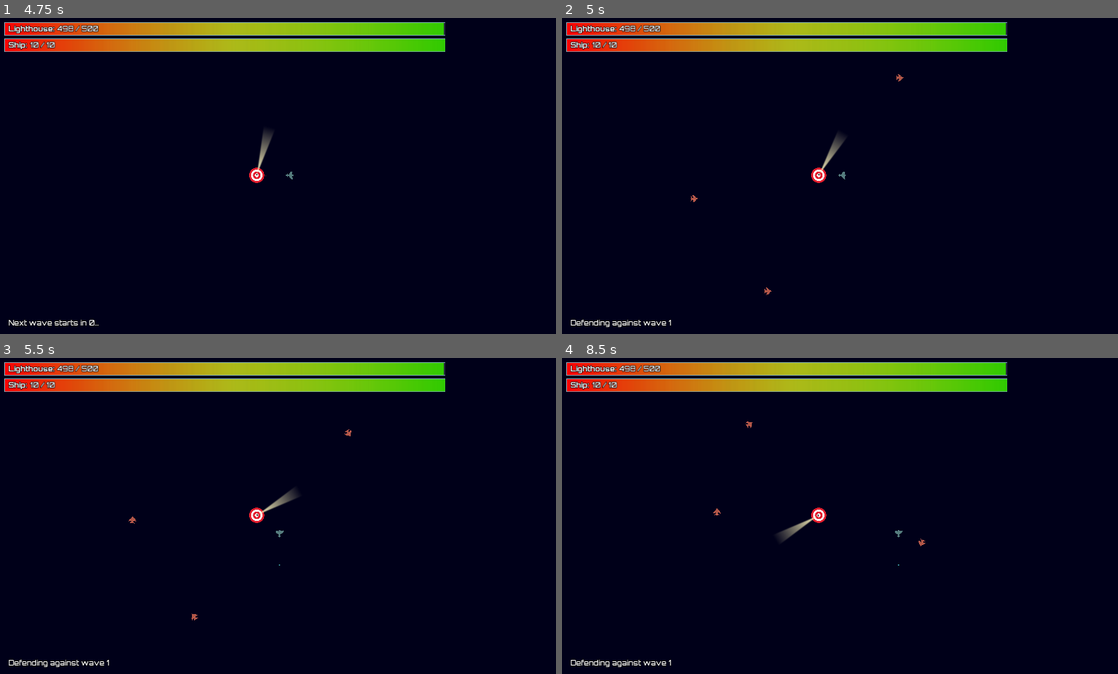
Above: before the commit, frames 1-4 (two rows, left to right).
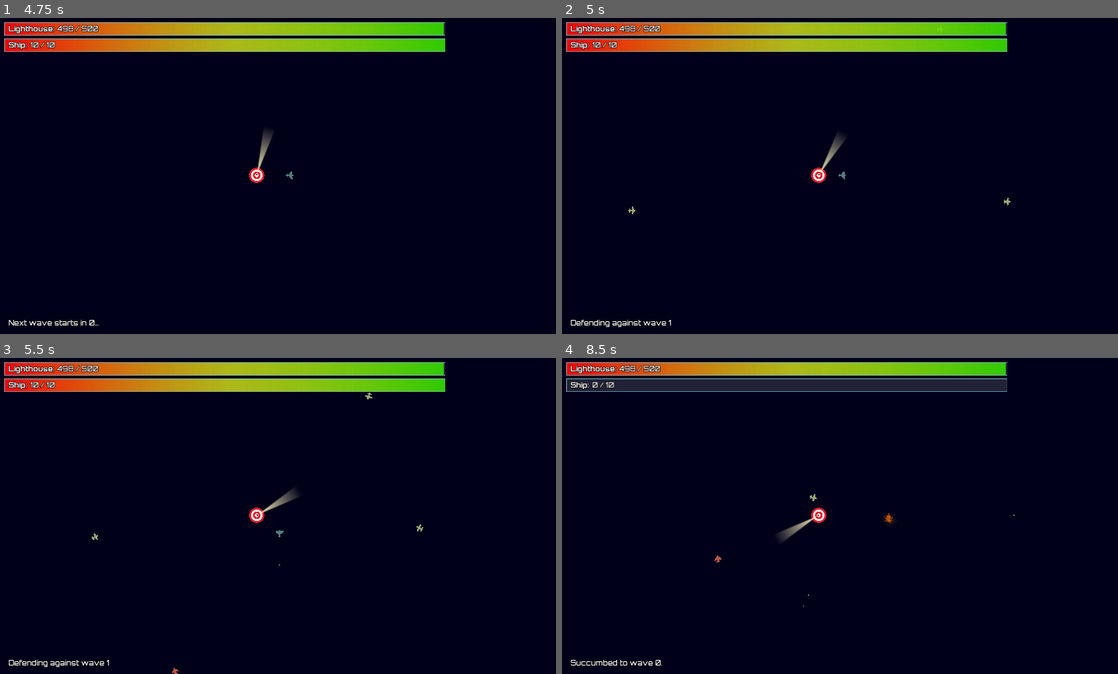
Above: after the commit, the same moments.

Repository: lmbarros/LD46-TheLighthouseAtTheEndOfTheUniverse
Game: Godot game, scene res://screens/PlayfieldScreen.tscn
Two runs of this game, one before a commit and one after it. Both use one fixed random seed, a clock stepped at 60 frames per second and the inputs below.
Inputs:
- Up to frame 1 (4.75 s): tap Enter at 0.5 s; hold Right (moveRight) 0.53-1.28 s; tap Ctrl (fire) every 0.75 s from 0.6 to 4.35 s; hold Down (moveDown) 1.28-2.03 s; hold Right (moveRight) 2.03-2.78 s; hold Up (moveUp) 2.78-3.53 s; hold Left (moveLeft) from 3.53 s (still down)
- Up to frame 2 (5 s): keep holding Left (moveLeft)
- Up to frame 3 (5.5 s): release Left (moveLeft) at 5.03 s; hold Down (moveDown) from 5.03 s (still down); tap Ctrl (fire) at 5.1 s
- Up to frame 4 (8.5 s): release Down (moveDown) at 5.78 s; hold Right (moveRight) 5.78-6.53 s; tap Ctrl (fire) every 0.75 s from 5.85 to 8.1 s; hold Up (moveUp) 6.53-7.28 s; hold Right (moveRight) 7.28-8.03 s; hold Down (moveDown) from 8.03 s (still down)

Frame 1 is identical in both runs. In frame 2, less than 0.1% of the frame differs, in the area x 11-81%, y 17-88%; in frame 3, 0.1%; in frame 4, 3.5%, in the area x 0-82%, y 6-98%.

Commit message:
Add new enemy type: Fighter

Diff:
--- a/src/characters/BaseEnemy.gd
+++ b/src/characters/BaseEnemy.gd
@@ -6,7 +6,11 @@
 # Remaining health
 var health = 5.0
 
-const INITIAL_POSITION_RADIUS := 1000.0
+const INITIAL_POSITION_RADIUS := 1500.0
+
+# Consider we arrived if the squared distance to the destination is smaller
+# than this.
+const ARRIVAL_EPSILON := 20.0
 
 # Suffers damage, maybe dies.
 func sufferDamage(damage: float) -> void:
--- a/src/characters/BaseEnemy.tscn
+++ b/src/characters/BaseEnemy.tscn
@@ -6,7 +6,7 @@
 "enemies",
 ]]
 collision_layer = 8
-collision_mask = 55
+collision_mask = 39
 script = ExtResource( 1 )
 
 [node name="Sprite" type="Sprite" parent="."]
--- /dev/null
+++ b/src/characters/Fighter.gd
@@ -0,0 +1,109 @@
+extends "res://characters/BaseEnemy.gd"
+
+# GOTO is "go to random point". ATTACK_PLAYER and ATTACK_LIGHTHOUSE don't need
+# further explanation.
+enum states { GOTO, ATTACK_PLAYER, ATTACK_LIGHTHOUSE }
+
+var state = states.GOTO
+
+onready var bulletClass = preload("res://bullets/WeakBullet.tscn")
+
+var goToTarget := Vector2(0,0)
+
+# Will fire if target is this close.
+const MIN_ATTACK_DISTANCE := 300.0
+
+# Must keep flying straight when firing, until the volley is complete.
+var isFiring := false
+
+func _ready():
+	health = 1
+	speed = 450
+	doGoTo()
+
+
+func decideWhatToDo() -> void:
+	var r := RNG.uniform()
+	if r < 0.15:
+		doGoTo()
+	elif r < 0.40:
+		doAttackLighthouse()
+	else:
+		# Don't fly towards the player if the lighthouse is on the way
+		$RayCast.cast_to = to_local(G.gs.player.position)
+		$RayCast.force_raycast_update()
+		if $RayCast.is_colliding():
+			if RNG.bernoulli(0.75):
+				doAttackLighthouse()
+			else:
+				doGoTo()
+		else:
+			doAttackPlayer()
+
+
+func processAI(delta: float) -> void:
+	# Fly straight if firing
+	if isFiring:
+		moveAndCollide(polar2cartesian(1.0, rotation) * delta * speed)
+		return
+
+	match state:
+		states.GOTO:
+			processGoTo(delta)
+
+		states.ATTACK_PLAYER:
+			processAttackPlayer(delta)
+
+		states.ATTACK_LIGHTHOUSE:
+			processAttackLighthouse(delta)
+
+
+func processGoTo(delta: float) -> void:
+	moveAndCollide((goToTarget - position).normalized() * delta * speed)
+	if goToTarget.distance_squared_to(position) < ARRIVAL_EPSILON:
+		decideWhatToDo()
+
+
+func processAttackPlayer(delta: float) -> void:
+	processAttack(delta, G.gs.player.position)
+
+
+func processAttackLighthouse(delta: float) -> void:
+	processAttack(delta, G.gs.lighthouse.position)
+
+
+func processAttack(delta: float, target: Vector2) -> void:
+	moveAndCollide((target - position).normalized() * delta * speed)
+	if target.distance_to(position) < MIN_ATTACK_DISTANCE:
+		fire()
+		doGoTo()
+
+
+func doGoTo() -> void:
+	state = states.GOTO
+	var currPolar := cartesian2polar(position.x, position.y)
+	var angle := currPolar.y + RNG.uniform(-1, +1)
+	var radius := RNG.uniform(350.0, 1000.0)
+	goToTarget = polar2cartesian(radius, angle)
+
+
+func doAttackPlayer() -> void:
+	state = states.ATTACK_PLAYER
+
+
+func doAttackLighthouse() -> void:
+	state = states.ATTACK_LIGHTHOUSE
+
+
+func fire() -> void:
+	isFiring = true
+	for i in range(3):
+		var bullet = bulletClass.instance()
+		rotation += RNG.uniform(-0.03, 0.03)
+		bullet.fire(self)
+		SM.playShot1()
+		yield(get_tree().create_timer(0.15), "timeout")
+	isFiring = false
+
+func getCollisionDamage() -> float:
+	return 5.0
--- /dev/null
+++ b/src/characters/Fighter.tscn
@@ -0,0 +1,21 @@
+[gd_scene load_steps=5 format=2]
+
+[ext_resource path="res://characters/BaseEnemy.tscn" type="PackedScene" id=1]
+[ext_resource path="res://characters/fighter.svg" type="Texture" id=2]
+[ext_resource path="res://characters/Fighter.gd" type="Script" id=3]
+
+[sub_resource type="CircleShape2D" id=1]
+radius = 32.1625
+
+[node name="Fighter" instance=ExtResource( 1 )]
+script = ExtResource( 3 )
+
+[node name="Sprite" parent="." index="0"]
+modulate = Color( 0.854902, 0.913725, 0.647059, 1 )
+texture = ExtResource( 2 )
+
+[node name="CollisionShape2D" parent="." index="1"]
+shape = SubResource( 1 )
+
+[node name="RayCast" type="RayCast2D" parent="." index="2"]
+cast_to = Vector2( 50, 0 )
--- a/src/characters/Kamikaze.gd
+++ b/src/characters/Kamikaze.gd
@@ -11,8 +11,6 @@
 
 # Number of circulations performed
 var numCircles := 0
-
-const ARRIVAL_EPSILON := 20.0
 
 # Acceleration when attacking; max attack speed
 const ATTACK_ACCELERATION := 50
--- a/src/scripts/Globals.gd
+++ b/src/scripts/Globals.gd
@@ -44,12 +44,18 @@
 
 
 # Enemy classes
+onready var fighterClass = preload("res://characters/Fighter.tscn")
 onready var kamikazeClass = preload("res://characters/Kamikaze.tscn")
 
 
 func startNextWave() -> void:
+	for i in range(1):
+		var e = kamikazeClass.instance()
+		e.initPosition()
+		gs.playingField.add_child(e)
+
 	for i in range(3):
-		var e = kamikazeClass.instance()
+		var e = fighterClass.instance()
 		e.initPosition()
 		gs.playingField.add_child(e)
 
Not shown, changed: README.md
